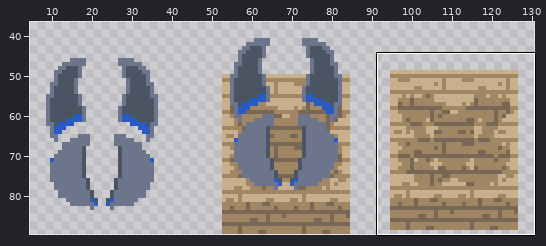
File history of a pixel-art file, GEODE/Assets/Sprites/StructureSprites/Towers/BiziteAttackTower.aseprite. Above: a wide view before the commit, with the close-up outlined.
Close-up. Before the edit:
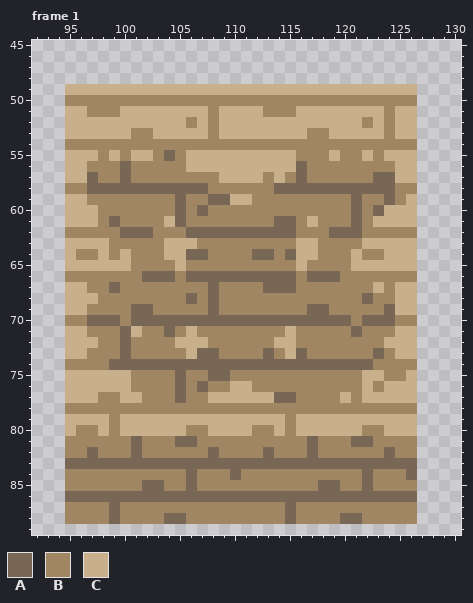
138x90 pixels, 3 frames. Colours within 5 levels of each other are drawn and written as one. Shown: frame 1: x 92..130, y 45..89. The wide view leaves out empty margins. The commit also changed other frames or places, which this record leaves out.
Visible layers, top first: "Tower", "Base".
Palette (. is transparent): A #796755  B #a08662  C #c7b08b
Pixels before, frame 1, first column x 95:
49 CCCCCCCCCCCCCCCCCCCCCCCCCCCCCCCC
50 BBBBBBBBBBBBBBBBBBBBBBBBBBBBBBBB
51 CCBBBCCCCCCCCBCCCCBBBCCCCCCCCBCC
52 CCCCCCCCCCCBCBCCCCCCCCCCCCCBCBCC
53 CCCCCCBBCCCCCBCCCCCCCCBBCCCCCBCC
54 BBBBBBBBBBBBBBBBBBBBBBBBBBBBBBBB
55 CCCBCBCCBABCCCCCCCCCCBBBCBBCBCCC
56 CCBBBABBBBBCCCCCCCCCCABBBBBBBBCC
57 CCABBABBBBBBBBCCCCBCBABBBBBBAACC
58 BBAAAAAAAAAAABBBBBBAAAAAAAAAAABB
59 CCBBBBBBBBABBAACCBBBBBBBBBABBABC
60 CCCBBBBBBBABABBBBBBBBBBBBBABACCC
61 CCCBABBBBCABBBBBBBBAABCBBBABCCCC
62 BBBBBAAABBBAAAAAAAAAABBBAAABBBBB
63 CCCCBBBBBCCCBBBBBBBBBCCBBBBCCCCC
64 CBBCBCBBBCCAABBBBAABACCBBBCBBCCC
65 CCCCCCBBBBCBBBBBBBBBBCBBBBCCCCCC
66 BBBBBBBAAABAAAAAAAAAABAAABBBBBBB
67 CCBBABBBBBBBBABBBBAAABBBBBBBCBCC
68 CCCBBBBBBBBABABBBBBBBBBBBBBABBCC
69 CCBBBBAABBBBBABBBBBBBBAABBBBBACC
70 BBAAABAAAAAAAAAAAAAAAAAAAABAAABB
71 CCBBBACBBABCBBBBBBBBCBBBBBABBBCC
72 CCCBBABBBBCCCBBBBBBCCBBBBBBBBCCC
73 CCBBBABBBBBCAABBBBABCABBBBBBABCC
74 BBBBAAAAAAAAAAAAAAAAAAAAAAAABBBB
75 CCCCCCBBBBABBAABBBBBBBBBBBBCCBBC
76 CCCCCCBBBBABABBCCBBBBBBBBBBCBCCC
77 CCCBBCCBBBABBCCCCCCAABBBBCBCCCCC
78 BBBBBBBBBBBBBBBBBBBBBBBBBBBBBBBB
79 CCCCBCCCCCCCCCCCCCCCBCCCCCCCCCCC
80 CBBCBCCCCCCBBCCCCBBCBCCCCCCBBCCC
81 BBBBBBABBBAABBBBBBBBBBABBBAABBBB
82 BBABBBABBBBBBABBBBABBBABBBBBBABB
83 AAAAAAAAAAAAAAAAAAAAAAAAAAAAAAAA
84 BBBBBBBBBBBABBBABBBBBBBBBBBABBBA
85 BBBBBBBAABBABBBBBBBBBBBAABBABBBB
86 AAAAAAAAAAAAAAAAAAAAAAAAAAAAAAAA
87 BBBBABBBBBBBBBBBBBBBABBBBBBBBBBB
88 BBBBABBBBAABBBBBBBBBABBBBAABBBBB
After the commit:
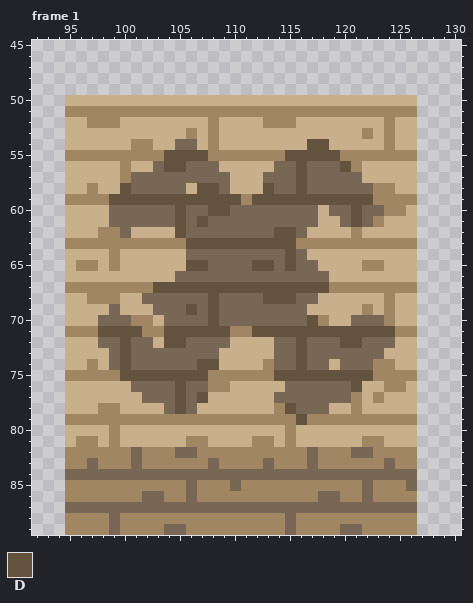
Colours new in this view: D #62523e
Change:
Frame 1, layer "Base":
y 49: x 95..126 CCCCCCCCCCCCCCCCCCCCCCCCCCCCCCCC -> ................................
y 50: x 95..126 BBBBBBBBBBBBBBBBBBBBBBBBBBBBBBBB -> CCCCCCCCCCCCCCCCCCCCCCCCCCCCCCCC
y 51: x 95..96 CC -> BB; x 100..107 CCCCCCCC -> BBBBBBBB; x 109..112 CCCC -> BBBB; x 116..123 CCCCCCCC -> BBBBBBBB; x 125..126 CC -> BB
y 52: x 97..99 CCC -> BBB; x 106 B -> C; x 113..115 CCC -> BBB; x 122 B -> C
y 53: x 101..102 BB -> CC; x 106 C -> B; x 117..118 BB -> CC; x 122 C -> B
y 54: x 95..100 BBBBBB -> CCCCCC; x 103..107 BBBBB -> CCAAC; x 109..123 BBBBBBBBBBBBBBB -> CCCCCCCCDDCCCCC; x 125..126 BB -> CC
y 55: x 95..97 CCC -> BBB; x 99 C -> B; x 101..102 CC -> BB; x 104..119 ABCCCCCCCCCCBBBC -> DDDDBBBBBBBDDDDD; x 122 C -> B; x 124..126 CCC -> BBB
y 56: x 97..108 BBBABBBBBCCC -> CCCBCCADDAAA; x 114..120 CCABBBB -> AADAAAD; x 122..124 BBB -> CCC
y 57: x 97..109 ABBABBBBBBBBC -> CCCBAAAAAAAAA; x 113..124 BCBABBBBBBAA -> AAADAAAAACCC
y 58: x 95..100 BBAAAA -> CCBCCD; x 106..113 AABBBBBB -> CDDACCCD; x 116 A -> D; x 123..126 AABB -> BBCC
y 59: x 95..96 CC -> BB; x 99..122 BBBBBBABBAACCBBBBBBBBBAB -> DDDDDDDDDDDDBDDDDDDDDDDD; x 124 A -> B; x 126 C -> B
y 60: x 98..106 BBBBBBBAB -> CAAAAAADA; x 108..122 BBBBBBBBBBBBBAB -> DDAAAAAAAACAADA; x 124..125 CC -> BB
y 61: x 98 B -> C; x 100..113 BBBBCABBBBBBBB -> AAAAADADAAAAAA; x 116..123 BCBBBABC -> AACCADAB
y 62: x 95..97 BBB -> CCC; x 101..105 AABBB -> CCCCD; x 114..126 AABBBAAABBBBB -> DDACCCCBCCCCC
y 63: x 95..98 CCCC -> BBBB; x 104..117 CCCBBBBBBBBBCC -> BBDDDDDDDDDDBB; x 122..126 CCCCC -> BBBBB
y 64: x 96..97 BB -> CC; x 101..103 BBB -> CCC; x 108..111 BBBB -> AAAA; x 114..116 BAC -> ADA; x 118..120 BBB -> CCC; x 122..123 BB -> CC
y 65: x 96..97 CC -> BB; x 99 C -> B; x 101..104 BBBB -> CCCC; x 106..120 BBBBBBBBBBCBBBB -> DDAAAADDADAACCC; x 122..123 CC -> BB
y 66: x 95..105 BBBBBBBAAAB -> CCCCCCCCCCA; x 116 B -> A; x 119..126 ABBBBBBB -> CCCCCCCC
y 67: x 95..96 CC -> BB; x 99 A -> B; x 103..118 BBBBBABBBBAAABBB -> DDDDDDDDDDDDDDDD; x 123 C -> B; x 125..126 CC -> BB
y 68: x 97 C -> B; x 100..105 BBBBBB -> CCAAAA; x 107..123 BABBBBBBBBBBBBBAB -> ADAAAADDDAACCCCCC
y 69: x 97..121 BBBBAABBBBBABBBBBBBBAABBB -> CCACCCAAADADAAAAAAAACCCCC; x 123..124 BA -> CB
y 70: x 95..97 BBA -> CCC; x 100..103 BAAA -> ABBC; x 108 A -> D; x 117..121 AAAAB -> DBCCA; x 124..126 ABB -> BCC
y 71: x 95..96 CC -> BB; x 98..101 BBAC -> DDDD; x 104..109 ABCBBB -> DDDDDD; x 112..126 BBBCBBBBBABBBCC -> DDDDDDDDDDDDDBB
y 72: x 98..124 BBABBBBCCCBBBBBBCCBBBBBBBBC -> AADAACDDAAAACCCCAADAAADDAAA
y 73: x 97..106 BBBABBBBBC -> CCADAAAAAA; x 109..122 BBBBABCABBBBBB -> CCCCCAADAAAAAA; x 124 B -> C
y 74: x 95..96 BB -> CC; x 98 B -> C; x 100 A -> D; x 107..113 AAAAAAA -> DDCCCCB; x 116 A -> D; x 119 A -> C; x 125..126 BB -> CC
y 75: x 95..109 CCCCCCBBBBABBAA -> BBBBBDDDDDDDDBB; x 114..123 BBBBBBBBCC -> DDDDDDDDDB; x 126 C -> B
y 76: x 101..106 BBBBAB -> AAAADA; x 112..121 BBBBBBBBBB -> CCCAAAAAAD; x 123..125 BCC -> CBB
y 77: x 98..99 BB -> CC; x 102..107 BBBABB -> AAADAD; x 116..120 BBBBC -> AAAAA; x 123 C -> B
y 78: x 95..97 BBB -> CCC; x 100..113 BBBBBBBBBBBBBB -> CCCCADACCCCCCC; x 115..120 BBBBBB -> DAAACC; x 122..126 BBBBB -> CCCCC
y 79: x 95..98 CCCC -> BBBB; x 100..114 CCCCCCCCCCCCCCC -> BBBBBBBBBBBBBBB; x 116..126 CCCCCCCCCCC -> DBBBBBBBBBB
y 80: x 96..97 BB -> CC; x 106..107 BB -> CC; x 112..113 BB -> CC; x 122..123 BB -> CC
y 81: x 95 B -> C; x 98 B -> C; x 100..106 BABBBAA -> CCCCCCB; x 108..111 BBBB -> CCCC; x 114 B -> C; x 116..122 BABBBAA -> CCCCCCB; x 124..126 BBB -> CCC
y 82: x 97 A -> B; x 105..106 BB -> AA; x 108 A -> B; x 113 A -> B; x 121..122 BB -> AA; x 124 A -> B
y 83: x 95..96 AA -> BB; x 98..100 AAA -> BBB; x 102..107 AAAAAA -> BBBBBB; x 109..112 AAAA -> BBBB; x 114..116 AAA -> BBB; x 118..123 AAAAAA -> BBBBBB; x 125..126 AA -> BB
y 84: x 95..105 BBBBBBBBBBB -> AAAAAAAAAAA; x 107..109 BBB -> AAA; x 111..121 BBBBBBBBBBB -> AAAAAAAAAAA; x 123..125 BBB -> AAA
y 85: x 102..103 AA -> BB; x 110 B -> A; x 118..119 AA -> BB; x 126 B -> A
y 86: x 95..101 AAAAAAA -> BBBBBBB; x 104..105 AA -> BB; x 107..117 AAAAAAAAAAA -> BBBBBBBBBBB; x 120..121 AA -> BB; x 123..126 AAAA -> BBBB
y 87: x 95..98 BBBB -> AAAA; x 100..114 BBBBBBBBBBBBBBB -> AAAAAAAAAAAAAAA; x 116..126 BBBBBBBBBBB -> AAAAAAAAAAA
y 88: x 104..105 AA -> BB; x 120..121 AA -> BB
y 89: x 95..126 ................................ -> BBBBABBBBAABBBBBBBBBABBBBAABBBBB
